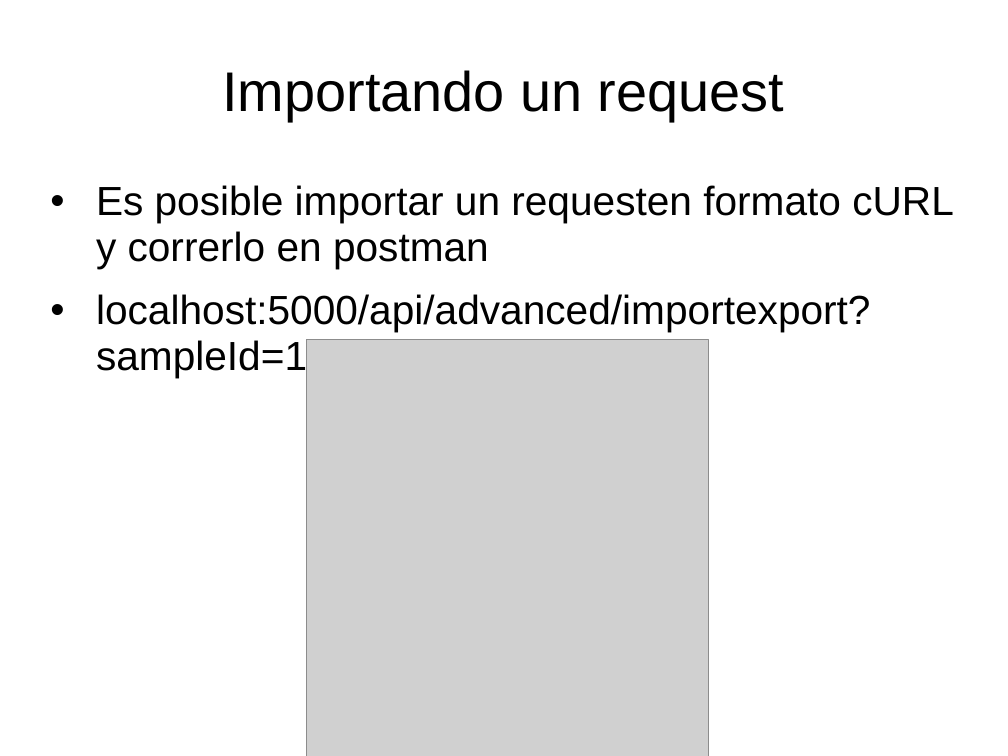
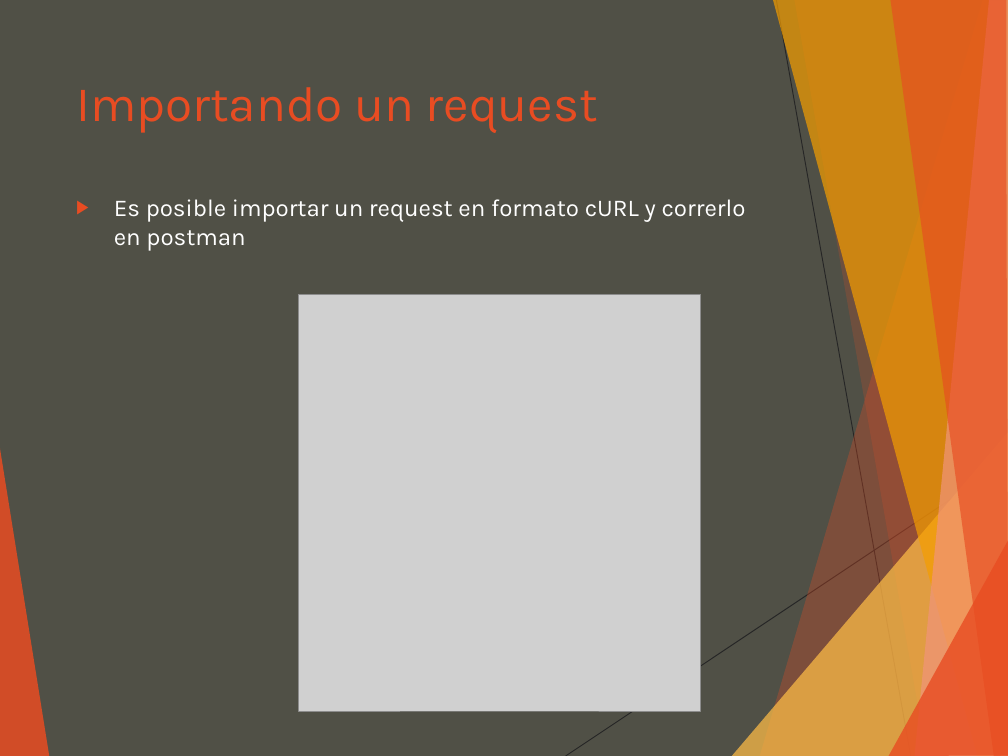
Before and after one commit to luisgepeto/PostmanCourse, a slide deck: slide 14 of Presentacion.ppt. Drawn at 1008x756 pixels with LibreOffice and Linux fonts; fonts in the diff are those of the drawing; grey boxes stand for pictures. Boxes give left, top, right and bottom in pixels: in the first picture for what was removed or moved away, otherwise in the second. Text is boxed around its words. In the diff, an @@ line names an element or a change of style, - is before the commit and + after.

```diff
--- a/Presentacion.ppt
+++ b/Presentacion.ppt
@@ background #FFFFFF to #505046 @@
@@ title "Importando un request": place and size @@
-title "Importando un request" at <box>222,70,784,121</box>
+title "Importando un request" at <box>76,87,598,133</box>
@@ title "Importando un request" at <box>76,87,598,133</box>: size 44 to 39 pt, font Arial to Karla, text colour #000000 to #E84C22; alignment centre to left; line spacing 0.93 to 1; vertical alignment middle to top @@
@@ text at <box>114,199,746,250</box>: text changed; size 32 to 19 pt; font Arial to Karla; text colour #000000 to #FFFFFF @@
-• Es posible importar un requesten formato cURL y correrlo en postman
-• localhost:5000/api/advanced/importexport?sampleId=10
+▶ Es posible importar un request en formato cURL y correrlo en postman
@@ picture: place and size @@
-picture at <box>306,340,709,756</box>
+picture at <box>298,295,701,712</box>
@@ group added at <box>0,0,1008,756</box>: 8 freeform shapes, 2 lines @@
```
Also in this commit, not shown: 13 other slides changed, 3 slides added, 3 other files.
